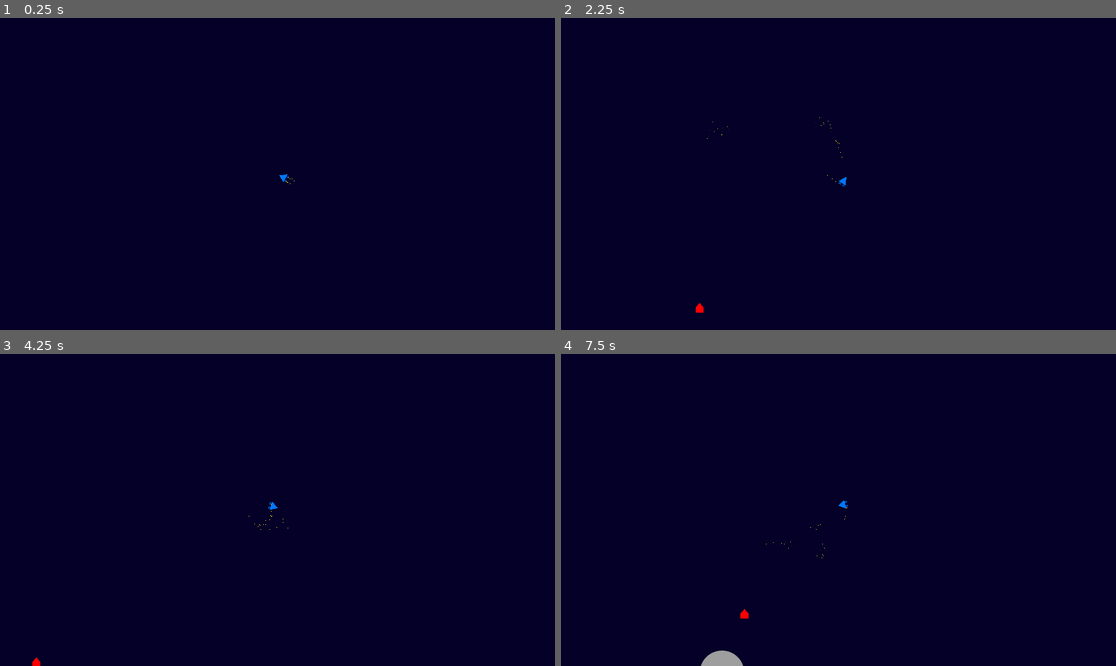
Above: before the commit, frames 1-4 (two rows, left to right).
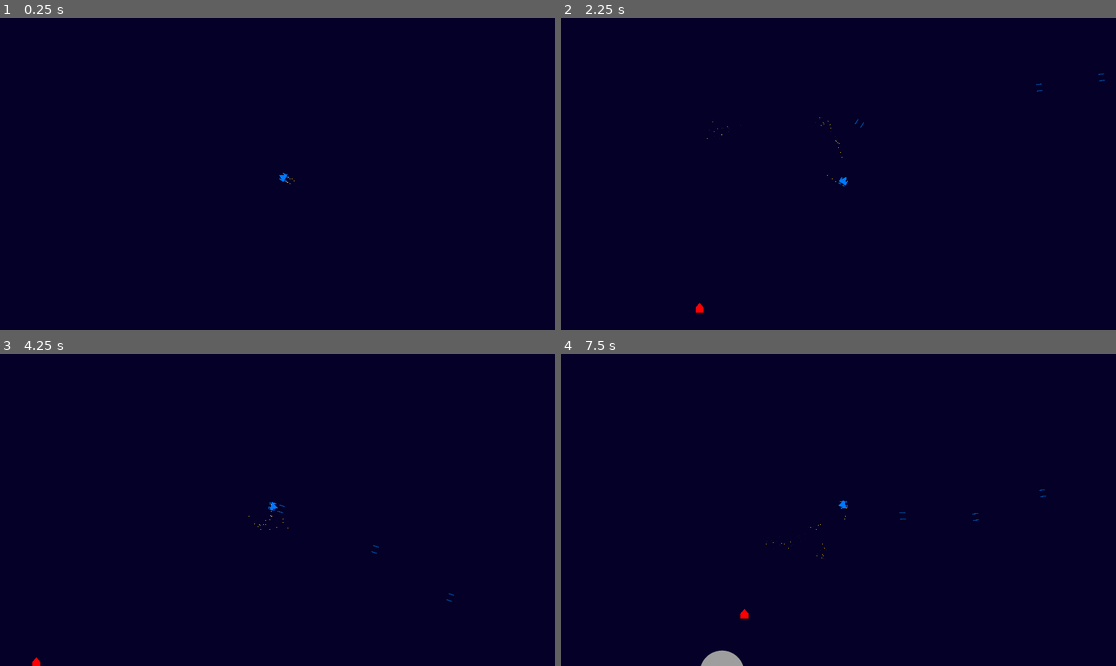
Above: after the commit, the same moments.

Repository: foodwithfire/Space-Game
Game: Godot game, scene res://scenes/level.tscn
Same seed, same stepped clock (60 frames per second), same inputs: the game is played once before the commit and once after it.
Inputs (mouse positions are in pixels of both pictures, inside the frame that each line leads up to):
- Up to frame 1 (0.25 s): no input
- Up to frame 2 (2.25 s): tap Enter at 0.5 s; move the mouse to (960, 158) at 0.52 s; press the mouse at (960, 158) at 0.53 s; hold D (right) 0.53-1.28 s; tap Space at 1.25 s; move the mouse to (727, 189) at 1.27 s; release the mouse at (727, 189) at 1.28 s; hold S (down) 1.28-2.03 s; click (727, 189) at 1.35 s; move the mouse to (894, 105) at 2.02 s; press the mouse at (894, 105) at 2.03 s; hold D (right) from 2.03 s (still down)
- Up to frame 3 (4.25 s): move the mouse to (249, 572) at 2.77 s; release D (right) at 2.78 s; release the mouse at (249, 572) at 2.78 s; hold W (up) 2.78-3.53 s; click (249, 572) at 2.85 s; move the mouse to (444, 556) at 3.52 s; press the mouse at (444, 556) at 3.53 s; hold A (left) from 3.53 s (still down)
- Up to frame 4 (7.5 s): move the mouse to (672, 463) at 4.27 s; release the mouse at (672, 463) at 4.28 s; click (672, 463) at 4.35 s; tap Enter at 5 s; move the mouse to (866, 510) at 5.02 s; release A (left) at 5.03 s; press the mouse at (866, 510) at 5.03 s; hold S (down) 5.03-5.78 s; move the mouse to (755, 432) at 5.77 s; release the mouse at (755, 432) at 5.78 s; hold D (right) 5.78-6.53 s; click (755, 432) at 5.85 s; move the mouse to (960, 494) at 6.52 s; press the mouse at (960, 494) at 6.53 s; hold W (up) 6.53-7.28 s; move the mouse to (727, 525) at 7.27 s; release the mouse at (727, 525) at 7.28 s; hold D (right) from 7.28 s (still down); click (727, 525) at 7.35 s

The runs differ from the first frame. In frame 1, less than 0.1% of the frame differs, in the area x 50-52%, y 49-53%; in frame 2, less than 0.1%, in the area x 50-98%, y 17-54%; in frame 3, less than 0.1%; in frame 4, less than 0.1%.

Commit message:
missile added
player can now shoot missiles (they do nothing)

Diff:
--- a/scenes/level.tscn
+++ b/scenes/level.tscn
@@ -20,4 +20,6 @@
 
 [node name="Planets" type="Node2D" parent="."]
 
+[node name="PlayerMissiles" type="Node2D" parent="."]
+
 [node name="Player" parent="." instance=ExtResource("2_pld5v")]
--- /dev/null
+++ b/scenes/planet_defender_missile.tscn
@@ -0,0 +1,5 @@
+[gd_scene format=3 uid="uid://c3x4oha15ga0j"]
+
+[node name="PlaDefMissile" type="Area2D"]
+
+[node name="Sprite2D" type="Sprite2D" parent="."]
--- a/scenes/player.tscn
+++ b/scenes/player.tscn
@@ -47,3 +47,17 @@
 zoom = Vector2(0.3, 0.3)
 position_smoothing_enabled = true
 position_smoothing_speed = 10.0
+
+[node name="LeftMissilePosition" type="Marker2D" parent="."]
+position = Vector2(-84.0911, -52.2728)
+scale = Vector2(1, 1)
+
+[node name="RightMissilePosition" type="Marker2D" parent="."]
+position = Vector2(84.0911, -52.2728)
+scale = Vector2(1, 1)
+
+[node name="PlayerMissileTimer" type="Timer" parent="."]
+wait_time = 0.3
+one_shot = true
+
+[connection signal="timeout" from="PlayerMissileTimer" to="." method="_on_player_missile_timer_timeout"]
--- /dev/null
+++ b/scenes/player_missile.tscn
@@ -0,0 +1,21 @@
+[gd_scene load_steps=4 format=3 uid="uid://dfj8wexlj12db"]
+
+[ext_resource type="Texture2D" uid="uid://curd8nb0bp4xj" path="res://graphics/player/player_missile.png" id="1_i08m8"]
+[ext_resource type="Script" path="res://scripts/player_missile.gd" id="1_l3t65"]
+
+[sub_resource type="CapsuleShape2D" id="CapsuleShape2D_qpuv2"]
+radius = 5.0
+height = 72.0
+
+[node name="PlayerMissile" type="Area2D"]
+position = Vector2(-4, -15)
+rotation = 1.5708
+script = ExtResource("1_l3t65")
+
+[node name="PlayerMissileImage" type="Sprite2D" parent="."]
+texture = ExtResource("1_i08m8")
+
+[node name="CollisionShape2D" type="CollisionShape2D" parent="."]
+position = Vector2(4, -4)
+rotation = 1.5708
+shape = SubResource("CapsuleShape2D_qpuv2")
--- a/scripts/level.gd
+++ b/scripts/level.gd
@@ -7,8 +7,12 @@
 var planet_scene = preload("res://scenes/planet.tscn")
 var planet_size = 6000
 
+var missile_scene = preload("res://scenes/player_missile.tscn")
 
 func _ready():
+	var emitter = get_node("Player")
+	emitter.missile_shot.connect(create_missile)
+
 	var planet_offset = 2000
 	var offset = 2000
 	for y in range(screen.y/planet_size):
@@ -22,3 +26,16 @@
 
 func _process(delta):
 	pass
+
+
+func create_missile(player_direction):
+	var missile1 = missile_scene.instantiate()
+	missile1.position = $Player/LeftMissilePosition.global_position
+	missile1.rotation_degrees = rad_to_deg(player_direction.angle())
+	missile1.direction = player_direction
+	$PlayerMissiles.add_child(missile1)
+	var missile2 = missile_scene.instantiate()
+	missile2.position = $Player/RightMissilePosition.global_position
+	missile2.rotation_degrees = rad_to_deg(player_direction.angle())
+	missile2.direction = player_direction
+	$PlayerMissiles.add_child(missile2)
--- a/scripts/player.gd
+++ b/scripts/player.gd
@@ -1,10 +1,12 @@
 extends CharacterBody2D
+
+signal missile_shot
 
 const max_speed = 5000
 const air_resistance = 0.985
 
 var speed = 2000
-
+var can_shoot = true
 
 func _ready():
 	position = Vector2((1920/2), (1080/2))
@@ -19,3 +21,18 @@
 
 	look_at(get_global_mouse_position())
 	rotation_degrees += 90
+
+	player_input()
+
+
+func player_input():
+	var mouse = Vector2(get_global_mouse_position())
+	var direction = Vector2(mouse - position).normalized()
+	if Input.is_action_pressed("left click") and can_shoot:
+		can_shoot = false
+		missile_shot.emit(direction)
+		$PlayerMissileTimer.start()
+
+
+func _on_player_missile_timer_timeout():
+	can_shoot = true
--- /dev/null
+++ b/scripts/player_missile.gd
@@ -0,0 +1,13 @@
+extends Area2D
+
+const speed = 3000
+
+var direction
+
+
+func _ready():
+	pass
+
+
+func _process(delta):
+	position += direction * delta * speed
Binary file changed: graphics/player/player.png
Binary file added: graphics/player/player_missile.png
Not shown, added: graphics/player/player_missile.png.import
